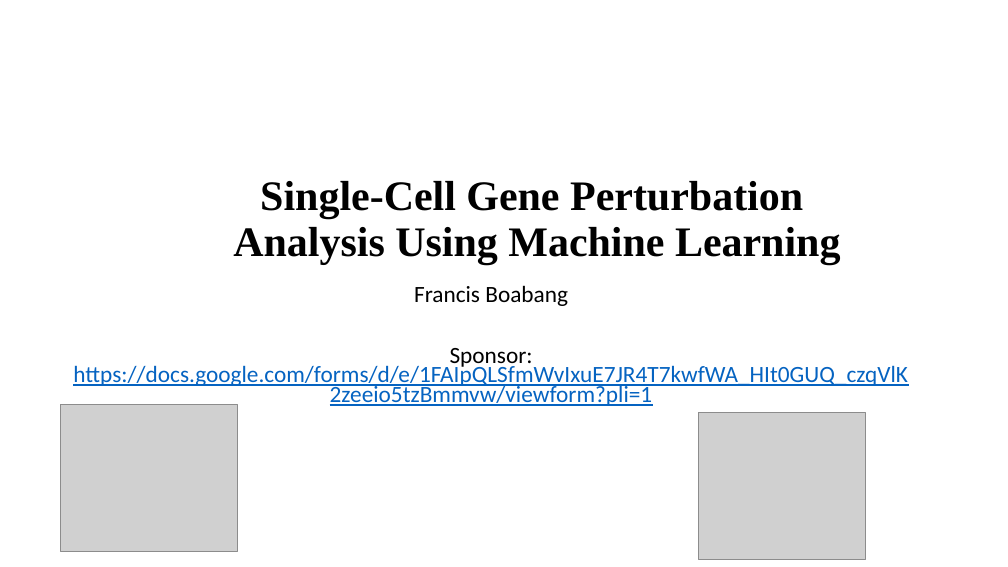
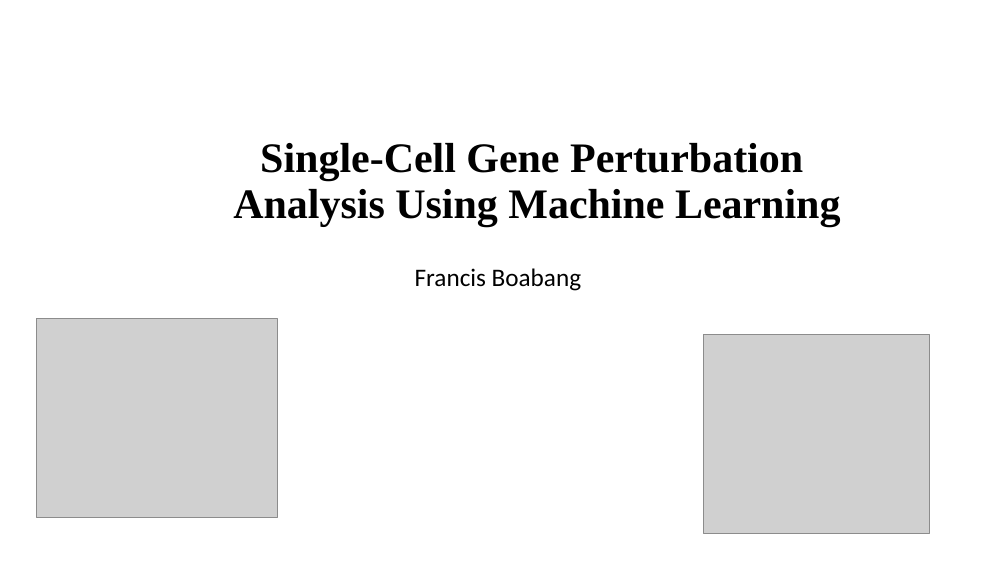
Before and after one commit to boabangf/GNN_RL_gene_trajectory_perturbation, a slide deck: slide 1 of ppt slides for omic codeathon (1).pptx. Drawn at 1008x567 pixels with LibreOffice and Linux fonts; fonts in the diff are those of the drawing; grey boxes stand for pictures. Boxes give left, top, right and bottom in pixels: in the first picture for what was removed or moved away, otherwise in the second. Text is boxed around its words. In the diff, an @@ line names an element or a change of style, - is before the commit and + after.

```diff
--- a/ppt slides for omic codeathon (1).pptx
+++ b/ppt slides for omic codeathon (1).pptx
@@ title "Single-Cell Gene Perturbation Analysis Using ...": place and size @@
-title "Single-Cell Gene Perturbation Analysis Using ..." at (233, 181, 840, 264)
+title "Single-Cell Gene Perturbation Analysis Using ..." at (233, 143, 840, 226)
@@ subtitle added at (415, 268, 581, 291), 24 pt, text #000000 @@
+Francis Boabang
@@ subtitle removed at (73, 285, 908, 406) @@
-Francis Boabang
-Sponsor: https://docs.google.com/forms/d/e/1FAIpQLSfmWvIxuE7JR4T7kwfWA_HIt0GUQ_czqVlK2zeeio5tzBmmvw/viewform?pli=1
@@ picture: place and size @@
-picture at (60, 405, 237, 551)
+picture at (36, 318, 277, 517)
@@ picture: place and size @@
-picture at (699, 413, 865, 560)
+picture at (703, 334, 929, 533)
```
Also in this commit, not shown: 2 other slides changed.
